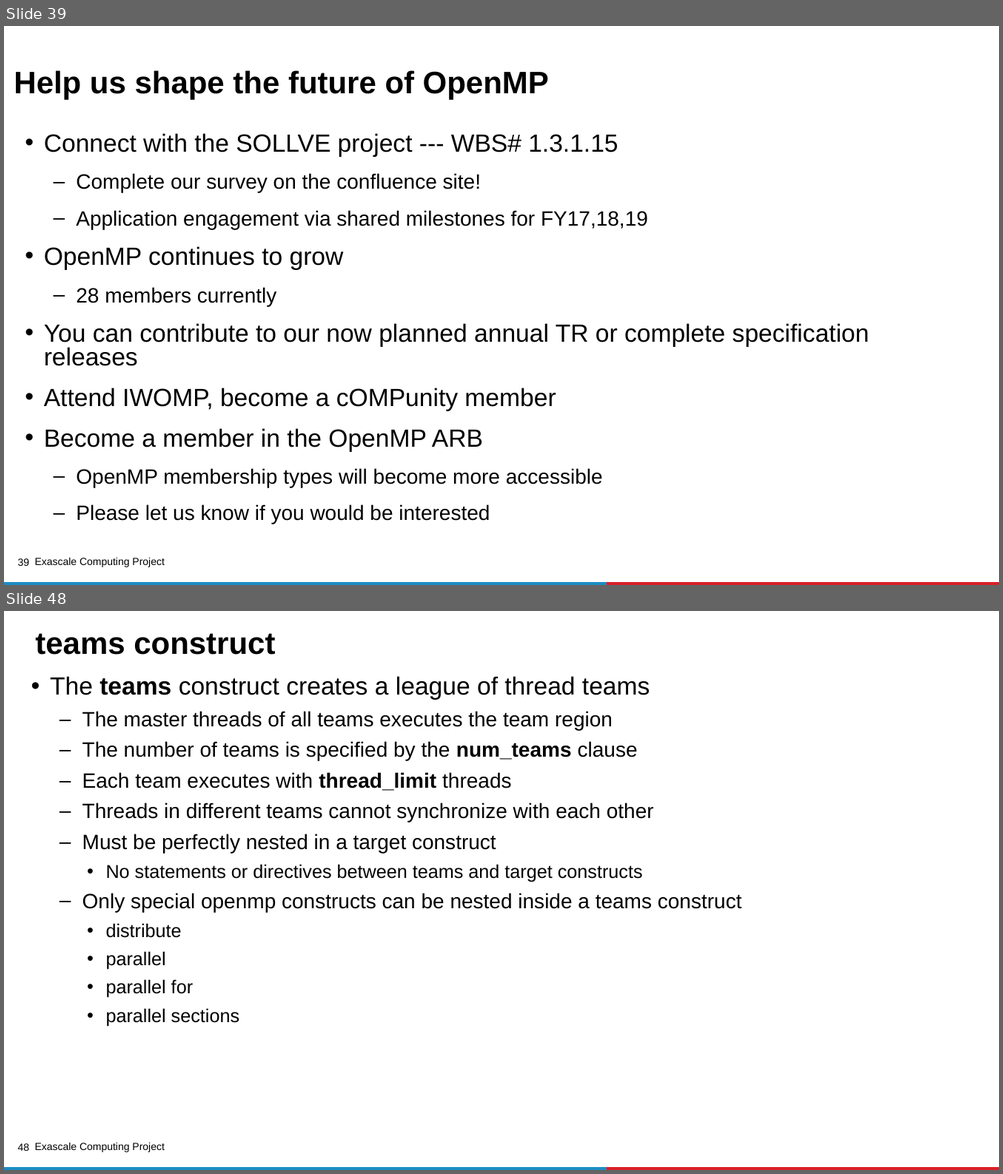
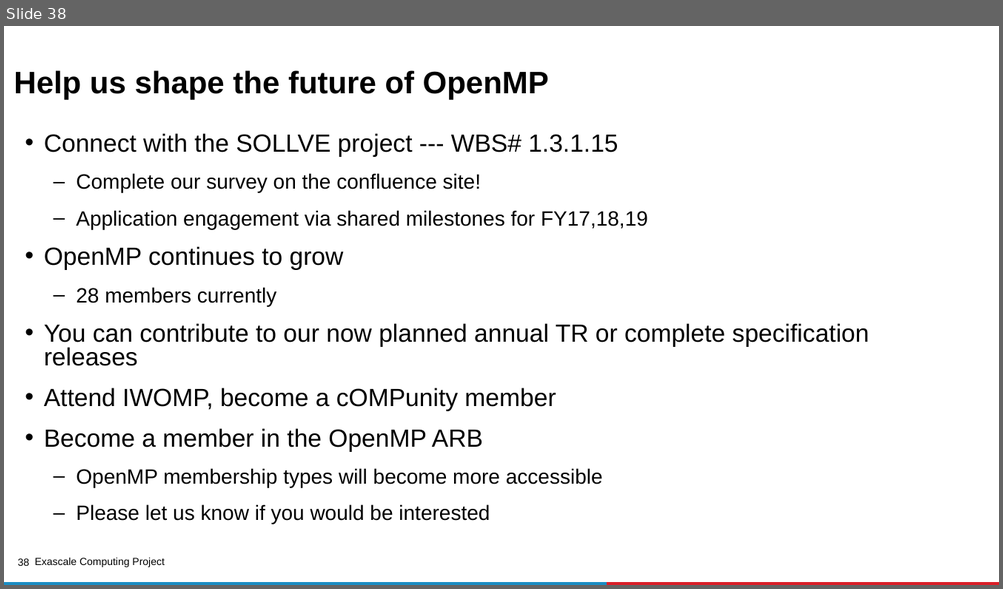
Before and after one commit to kongm/ecp-openmp-material, a slide deck: MPI-OpenMP-tutorial.pptx. Shown one above the other, each under a label of ours: slides 39 and 48 before the commit, slide 38 after it; the slides between them are not shown. The pictures are 1003x1174 and 1003x589 pixels, drawn with LibreOffice and Linux fonts; fonts in the diff are those of the drawing; background and template pictures are left out. Boxes give left, top, right and bottom in pixels: in the first picture for what was removed or moved away, otherwise in the second. Text is boxed around its words. In the diff, an @@ line names an element or a change of style, - is before the commit and + after.

```diff
--- a/MPI-OpenMP-tutorial.pptx
+++ b/MPI-OpenMP-tutorial.pptx
@@ slide 48 removed at bbox=[4, 611, 999, 1170], background #FFFFFF; not listed: 4 template elements that a slide beside it also shows @@
@@ title removed at bbox=[35, 633, 275, 655] @@
-teams construct
@@ text removed at bbox=[50, 676, 742, 1023] @@
-• The teams construct creates a league of thread teams
-  – The master threads of all teams executes the team region
-  – The number of teams is specified by the num_teams clause
-  – Each team executes with thread_limit threads
-  – Threads in different teams cannot synchronize with each other
-  – Must be perfectly nested in a target construct
-    • No statements or directives between teams and target constructs
-  – Only special openmp constructs can be nested inside a teams construct
-    • distribute
-    • parallel
-    • parallel for
-    • parallel sections
@@ what was slide 39 is now slide 38 @@
@@ page number at bbox=[18, 559, 30, 566]: text changed @@
-39
+38
```
Also in this commit, not shown: 4 slides changed, 1 slide added, 14 other slides removed.
